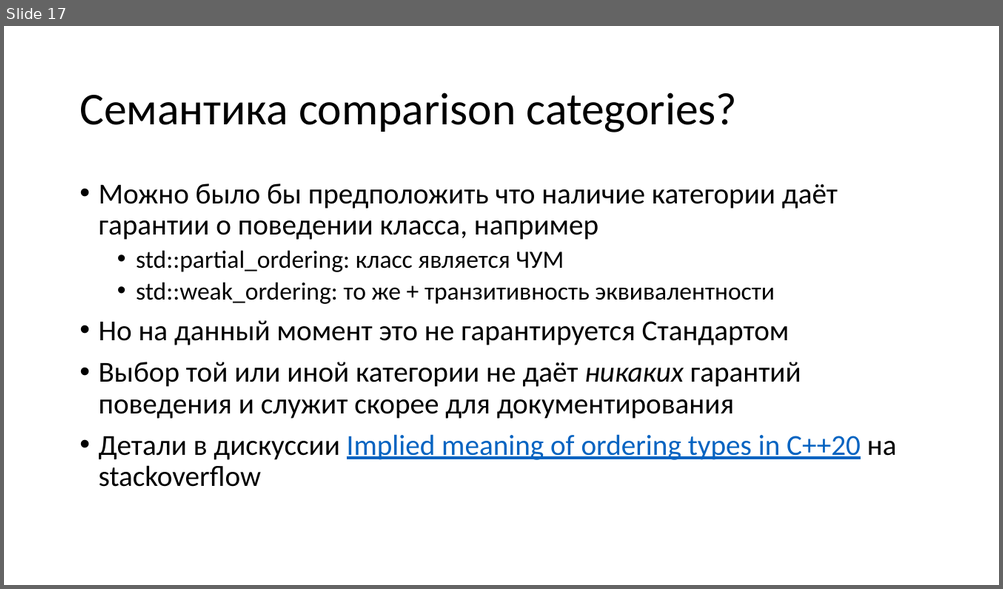
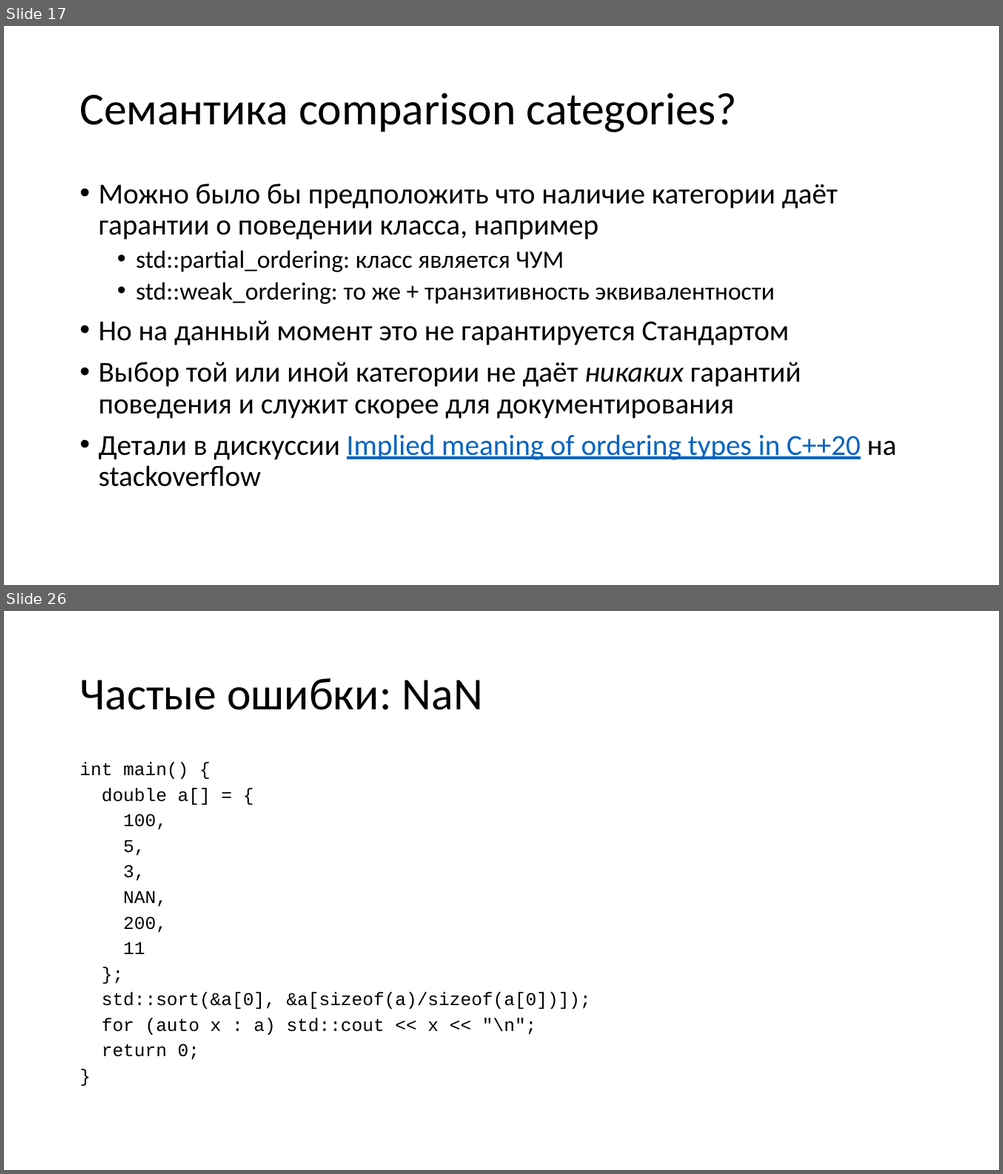
Before and after one commit to yugr/CppRussia, a slide deck: 2023/RU.pptx. Shown one above the other, each under a label of ours: slide 17 before the commit, slides 17 and 26 after it; the slides between them are not shown. The pictures are 1003x589 and 1003x1174 pixels, drawn with LibreOffice and Linux fonts; fonts in the diff are those of the drawing. Boxes give left, top, right and bottom in pixels: in the first picture for what was removed or moved away, otherwise in the second. Text is boxed around its words. In the diff, an @@ line names an element or a change of style, - is before the commit and + after.

```diff
--- a/2023/RU.pptx
+++ b/2023/RU.pptx
@@ slide 26 added at [4, 611, 999, 1170], background #FFFFFF @@
@@ title added at [79, 678, 483, 710], 44 pt, text #000000 @@
+Частые ошибки: NaN
@@ text added at [79, 762, 591, 1060], 17.5 pt, text #000000 @@
+int main() {
+double a[] = {
+100,
+5,
+3,
+NAN,
+200,
+11
+};
+std::sort(&a[0], &a[sizeof(a)/sizeof(a[0])]);
+for (auto x : a) std::cout << x << "\n";
+return 0;
+}
```
Also in this commit, not shown: 15 other slides added.
